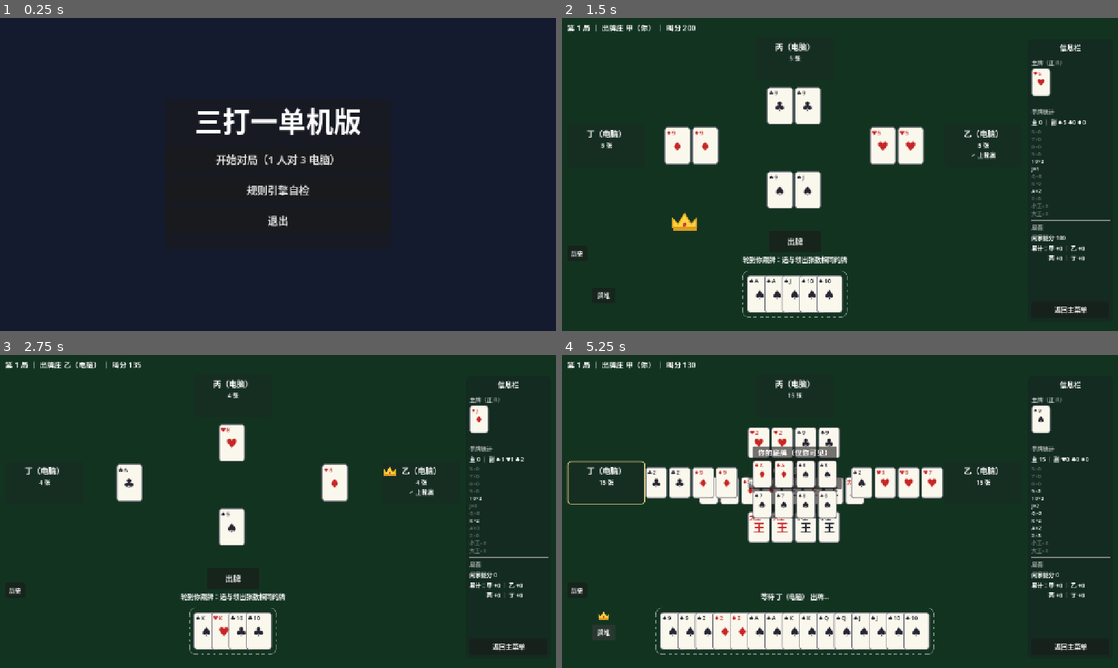
Above: before the commit, frames 1-4 (two rows, left to right).
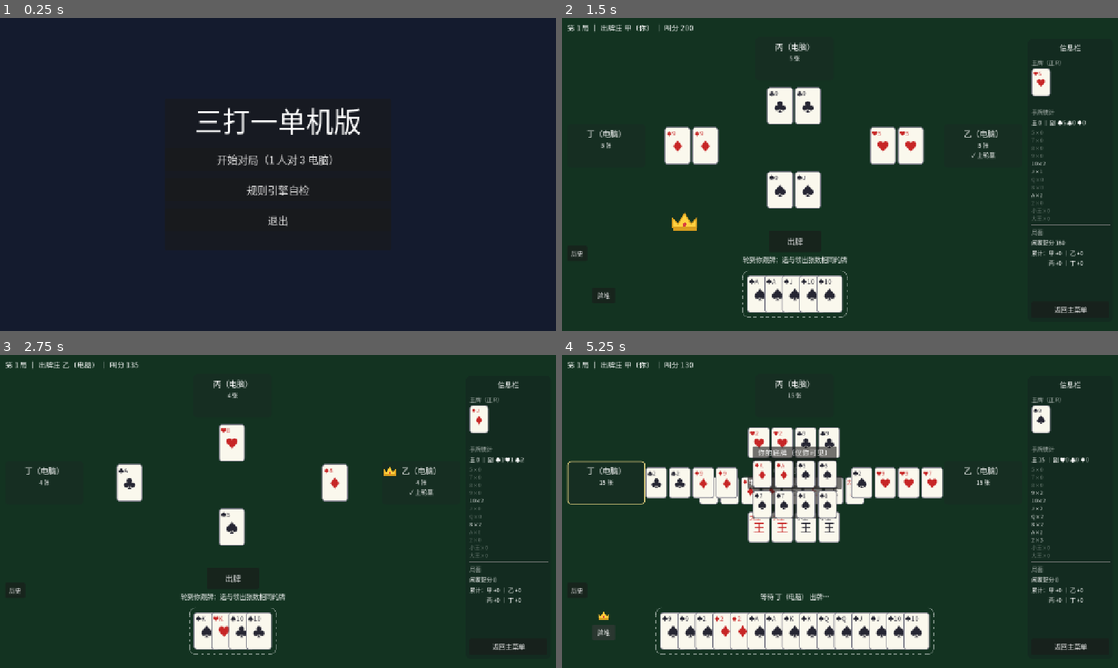
Above: after the commit, the same moments.

Repository: longy1/three-beat-one
Game: Godot game, scene res://scene/main_menu.tscn
Same seed, same stepped clock (60 frames per second), same inputs: the game is played once before the commit and once after it.
Inputs:
- Up to frame 1 (0.25 s): no input
- Up to frame 2 (1.5 s): click "规则引擎自检" at 0.5 s; click "开始对局（1 人对 3 电脑）" at 1.25 s
- Up to frame 3 (2.75 s): click "开始对局（1 人对 3 电脑）" at 2 s
- Up to frame 4 (5.25 s): click "出牌" at 2.75 s; click "返回主菜单" at 3.5 s; click "历史" at 4.25 s; click "牌堆" at 5 s

The runs differ from the first frame. In frame 1, 1.5% of the frame differs, in the area x 35-65%, y 28-67%; in frame 2, 2.8%; in frame 3, 2.5%; in frame 4, 3.7%, in the area x 1-99%, y 1-95%.

Commit message:
feat: Web 导出浏览器验收闭环——根治 main_menu 静态 preload 致导出脚本整体失效（test/ 一律运行时 load）；导出过滤补 build/*（pck 7.9MB→301KB）；Noto Sans SC 子集字体/主题/子集化工具入库

Diff:
--- a/project.godot
+++ b/project.godot
@@ -22,6 +22,10 @@
 window/size/viewport_height=720
 window/stretch/mode="canvas_items"
 
+[gui]
+
+theme/custom="res://theme/default.tres"
+
 [rendering]
 
 renderer/rendering_method="gl_compatibility"
--- a/script/main_menu.gd
+++ b/script/main_menu.gd
@@ -1,16 +1,16 @@
 extends Control
 ## 主菜单：开始对局、自检按钮（进程内复用 test/ 全部用例，含 UI 回归）、退出。
-
-
-const TestFramework := preload("res://test/test_framework.gd")
-
-const SUITES := SuiteRegistry.SUITES
+## Web 特性守卫（OS.has_feature("web")）：退出按钮隐藏（浏览器中 quit() 无效）、
+## 自检按钮隐藏（test/ 已被导出过滤排除，运行时不可用）。
 
 
 func _ready() -> void:
 	$Center/Panel/VBox/StartButton.pressed.connect(_on_start)
 	$Center/Panel/VBox/SelfTestButton.pressed.connect(_on_self_test)
 	$Center/Panel/VBox/QuitButton.pressed.connect(_on_quit)
+	if OS.has_feature("web"):
+		$Center/Panel/VBox/QuitButton.visible = false
+		$Center/Panel/VBox/SelfTestButton.visible = false
 
 
 func _on_start() -> void:
@@ -20,10 +20,14 @@
 func _on_self_test() -> void:
 	var label: Label = $Center/Panel/VBox/ResultLabel
 	label.text = "自检运行中……"
+	# test/ 一律运行时动态加载：导出过滤排除 test/* 后，任何静态 preload 都会让
+	# 整份脚本在导出环境解析失败（_ready 不执行、按钮全部失去处理器）——Web 实测踩坑
+	var framework: GDScript = load("res://test/test_framework.gd")
+	var registry: GDScript = load("res://test/suite_registry.gd")
 	var suites: Array = []
-	for suite_script in SUITES:
+	for suite_script in registry.SUITES:
 		suites.append(suite_script.new())
-	var result: TestFramework.Result = await TestFramework.run_suites(suites)
+	var result = await framework.run_suites(suites)
 	label.text = result.summary()
 
 
--- /dev/null
+++ b/theme/default.tres
@@ -0,0 +1,7 @@
+[gd_resource type="Theme" load_steps=2 format=3]
+
+[ext_resource type="FontFile" path="res://font/NotoSansSC-Regular.subset.otf" id="1_font"]
+
+[resource]
+default_font = ExtResource("1_font")
+default_font_size = 16
Not shown, changed: export_presets.cfg
Binary file added: font/NotoSansSC-Regular.subset.otf
Not shown, added: font/NotoSansSC-Regular.subset.otf.import
